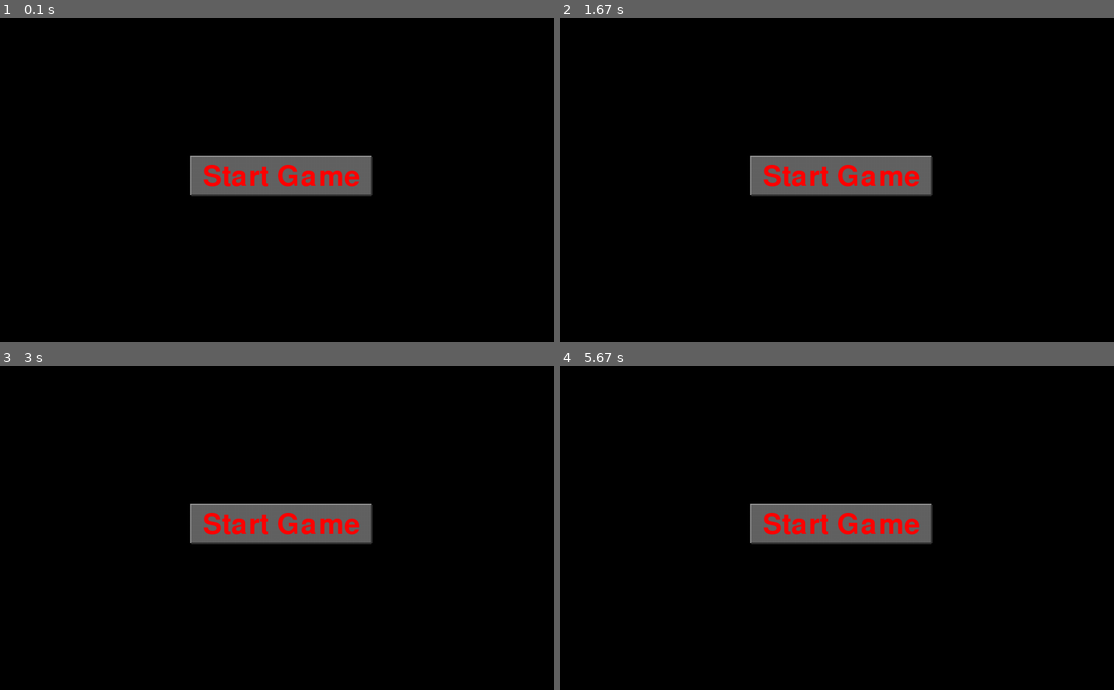
Above: before the commit, frames 1-4 (two rows, left to right).
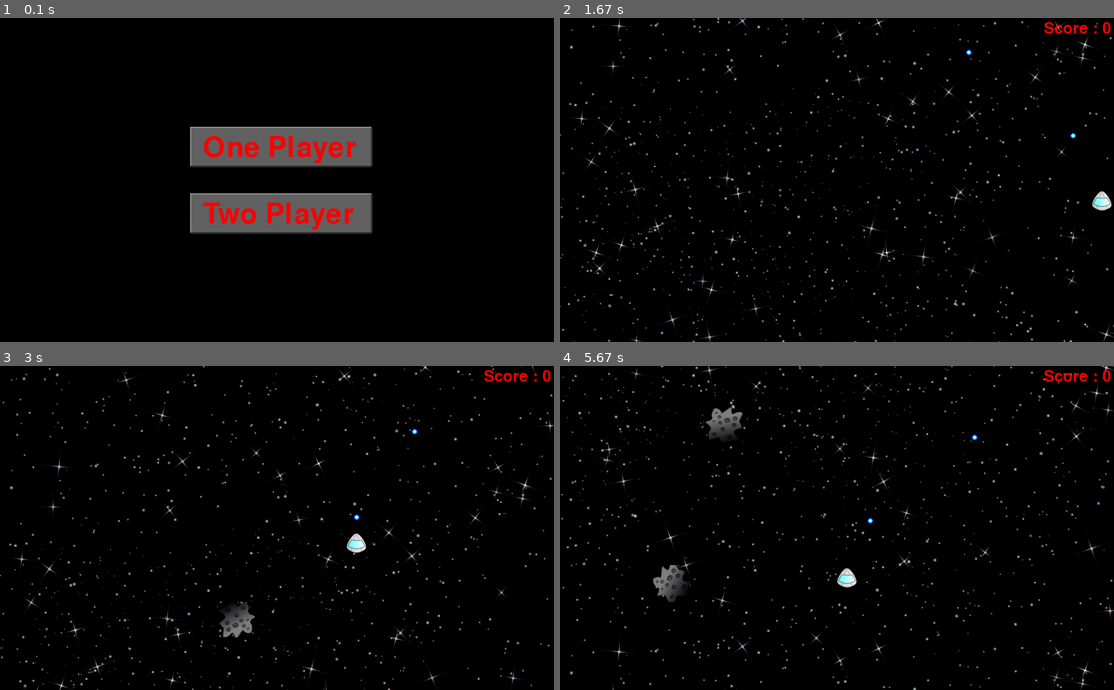
Above: after the commit, the same moments.

Repository: rodrigets/games-in-pygame
Game: pygame game, started from asteroides.py
Same seed, same stepped clock (60 frames per second), same inputs: the game is played once before the commit and once after it.
Inputs (mouse positions are in pixels of both pictures, inside the frame that each line leads up to):
- Up to frame 1 (0.1 s): no input
- Up to frame 2 (1.67 s): click (837, 147) at 0.38 s; tap Space at 0.67, 1.07, 1.37, 1.57 s; hold Right 1-1.47 s; hold Up from 1.5 s (still down)
- Up to frame 3 (3 s): release Up at 1.8 s; hold Right 1.83-2.3 s; tap Space at 1.9, 2.2, 2.4, 2.7, 2.97 s; hold Left 2.33-2.87 s; hold Down from 2.9 s (still down)
- Up to frame 4 (5.67 s): release Down at 3.2 s; hold Left 3.23-3.63 s; tap Space at 3.3, 3.6, 3.73, 4.13, 4.43, 4.8, 5.2, 5.5 s; hold Up 3.67-4.03 s; hold Right 4.07-4.7 s; hold Down 4.73-5.1 s; hold Left 5.13-5.6 s; hold Right from 5.63 s (still down)

The runs differ from the first frame. In frame 1, 10% of the frame differs, in the area x 34-68%, y 33-67%; in frame 2, 6.8%; in frame 3, 6.9%; in frame 4, 7.4%.

Commit message:
Two player mode

Diff:
--- a/asteroides.py
+++ b/asteroides.py
@@ -11,6 +11,35 @@
 FONT_SIZE = 40
 counter = 0
 
+def create_ship():
+    ship = {
+        'surface': pygame.image.load(
+            os.path.join(RES_FOLDER, 'ship.png')).convert_alpha(),
+        'position': [randrange(-10, 918), randrange(-10, 520)],
+        'speed': {
+            'x': 0,
+            'y': 0
+        },
+        'ticks_to_shot': 15,
+        'collided': False,
+        'collision_animation_counter': 0,
+        'explosion_played': False,
+        'dead': False
+    }
+    return ship
+
+def create_exploded_ship():
+    exploded_ship = {
+        'surface': pygame.image.load(
+            os.path.join(RES_FOLDER, 'ship_exploded.png')).convert_alpha(),
+        'position': [],
+        'speed': {
+            'x': 0,
+            'y': 0
+        },
+        'rect': pygame.Rect(0, 0, 48, 48)
+    }
+    return exploded_ship
 
 def create_shot(spaceship):
     # load image of bullet
@@ -115,19 +144,28 @@
         pygame.mixer.music.load(os.path.join(RES_FOLDER, "Cool Space Music.mp3"))
         pygame.mixer.music.play()
 
+def draw_button(screen, left, top, text):
+    BUTTON_WIDTH = 310
+    BUTTON_HEIGHT = 65
+
+    pygame.draw.line(screen,(150,150,150),[left,top],[left+BUTTON_WIDTH,top], 5)
+    pygame.draw.line(screen,(150,150,150),[left,top-2],[left,top+BUTTON_HEIGHT], 5)
+    pygame.draw.line(screen,(50,50,50),[left,top+BUTTON_HEIGHT],[left+BUTTON_WIDTH,top+BUTTON_HEIGHT], 5)
+    pygame.draw.line(screen,(50,50,50),[left+BUTTON_WIDTH,top+BUTTON_HEIGHT],[left+BUTTON_WIDTH,top], 5)
+    pygame.draw.rect(screen,(100,100,100),(left,top,BUTTON_WIDTH,BUTTON_HEIGHT))
+
+    font_name = pygame.font.get_default_font()
+    start_screen_font = pygame.font.SysFont(font_name, 72)
+    t = start_screen_font.render(text, 1, (255, 0, 0))
+    return screen.blit(t, (left+20, top+10))
+
 def start_screen():
     pygame.init()
     clock = pygame.time.Clock()
     screen = pygame.display.set_mode((956, 560))
-    pygame.draw.line(screen,(150,150,150),[330,240],[640,240], 5)
-    pygame.draw.line(screen,(150,150,150),[330,238],[330,305], 5)
-    pygame.draw.line(screen,(50,50,50),[330,305],[640,305], 5)
-    pygame.draw.line(screen,(50,50,50),[640,305],[640,240], 5)
-    pygame.draw.rect(screen,(100,100,100),(330,240,310,65))
-    font_name = pygame.font.get_default_font()
-    start_screen_font = pygame.font.SysFont(font_name, 72)
-    t = start_screen_font.render("Start Game", 1, (255, 0, 0))
-    start_button = screen.blit(t, (350, 250))
+
+    one_player_button = draw_button(screen, 330, 190, "One Player")
+    two_player_button = draw_button(screen, 330, 305, "Two Player")
 
     show_start_screen = True
 
@@ -138,14 +176,18 @@
 
         pressed_keys = pygame.key.get_pressed()
 
-        if event.type == pygame.MOUSEBUTTONDOWN and start_button.collidepoint(pygame.mouse.get_pos()):
+        if event.type == pygame.MOUSEBUTTONDOWN and one_player_button.collidepoint(pygame.mouse.get_pos()):
             show_start_screen = False
-            main()
+            main(is_two_player=False)
+
+        if event.type == pygame.MOUSEBUTTONDOWN and two_player_button.collidepoint(pygame.mouse.get_pos()):
+            show_start_screen = False
+            main(is_two_player=True)
 
         pygame.display.update()
         clock.tick(60)
 
-def main():
+def main(is_two_player):
     pygame.mixer.pre_init(44100, -16, 2, 4096)
     pygame.init()
 
@@ -169,30 +211,17 @@
         background_images[background_images_counter]).convert()
     background_flag = 0
 
-    ship = {
-        'surface': pygame.image.load(
-            os.path.join(RES_FOLDER, 'ship.png')).convert_alpha(),
-        'position': [randrange(-10, 918), randrange(-10, 520)],
-        'speed': {
-            'x': 0,
-            'y': 0
-        }
-    }
-
-    exploded_ship = {
-        'surface': pygame.image.load(
-            os.path.join(RES_FOLDER, 'ship_exploded.png')).convert_alpha(),
-        'position': [],
-        'speed': {
-            'x': 0,
-            'y': 0
-        },
-        'rect': pygame.Rect(0, 0, 48, 48)
-    }
+    ships = [create_ship()]
+    exploded_ships = [create_exploded_ship()]
+
+    if is_two_player:
+        ships.append(create_ship())
+        exploded_ships.append(create_exploded_ship())
+
+    death_ct = 0
 
     # sounds
     explosion_sound = pygame.mixer.Sound(os.path.join(RES_FOLDER, 'boom.wav'))
-    explosion_played = False
 
     fire_sound = pygame.mixer.Sound(os.path.join(RES_FOLDER, 'shot.ogg'))
 
@@ -204,12 +233,7 @@
     ticks_to_asteroid = 90
     asteroids = []
 
-    # counter to prevent permanent fire
-    ticks_to_shot = 15
     shots = []
-
-    collided = False
-    collision_animation_counter = 0
 
     background_position = 0
 
@@ -223,20 +247,19 @@
     while True:
 
         if not ticks_to_asteroid:
-
             if (counter != 0) and ((counter % 40) == 0) and (counter <= 160):
                 asteroids_intensity = (counter/40*15)
-
             ticks_to_asteroid = 90 - asteroids_intensity
 
             asteroids.append(create_asteroid())
         else:
             ticks_to_asteroid -= 1
 
-        ship['speed'] = {
-            'x': 0,
-            'y': 0
-        }
+        for ship in ships:
+            ship['speed'] = {
+                'x': 0,
+                'y': 0
+            }
 
         for event in pygame.event.get():
             if event.type == pygame.QUIT:
@@ -244,24 +267,38 @@
 
         pressed_keys = pygame.key.get_pressed()
 
+        # First player
         if pressed_keys[pygame.K_UP]:
-            ship['speed']['y'] = -5
-
+            ships[0]['speed']['y'] = -5
         elif pressed_keys[pygame.K_DOWN]:
-            ship['speed']['y'] = 5
-
+            ships[0]['speed']['y'] = 5
         if pressed_keys[pygame.K_LEFT]:
-            ship['speed']['x'] = -10
-
+            ships[0]['speed']['x'] = -10
         elif pressed_keys[pygame.K_RIGHT]:
-            ship['speed']['x'] = 10
-
-        if pressed_keys[pygame.K_SPACE] and ticks_to_shot <= 0 and not collided:
+            ships[0]['speed']['x'] = 10
+        if pressed_keys[pygame.K_SPACE] and ships[0]['ticks_to_shot'] <= 0 and not ships[0]['collided']:
             # play sound
             fire_sound.play()
-            shots.append(create_shot(ship))
+            shots.append(create_shot(ships[0]))
             # set timer for next possible shot
-            ticks_to_shot = 15
+            ships[0]['ticks_to_shot'] = 15
+
+        # Second player
+        if is_two_player:
+            if pressed_keys[pygame.K_w]:
+                ships[1]['speed']['y'] = -5
+            elif pressed_keys[pygame.K_s]:
+                ships[1]['speed']['y'] = 5
+            if pressed_keys[pygame.K_a]:
+                ships[1]['speed']['x'] = -10
+            elif pressed_keys[pygame.K_d]:
+                ships[1]['speed']['x'] = 10
+            if pressed_keys[pygame.K_x] and ships[1]['ticks_to_shot'] <= 0 and not ships[1]['collided']:
+                # play sound
+                fire_sound.play()
+                shots.append(create_shot(ships[1]))
+                # set timer for next possible shot
+                ships[1]['ticks_to_shot'] = 15
 
         # moving the background to simulate space travel
         # blint background relative to position of prior iteration
@@ -287,59 +324,64 @@
         t = game_font.render(score_text, True, (255, 0, 0))
         screen.blit(t, (SCREEN_WIDTH - score_text_size[0] - 5 , 5))
 
-
         for asteroid in asteroids:
             screen.blit(rotate_center(asteroid['surface'], asteroid['angle']), asteroid['position'])
 
         for shot in shots:
             screen.blit(shot['surface'], shot['position'])
 
-        if not collided:
-            collided = ship_collided(ship=ship, asteroids=asteroids)
-            if ((ship['position'][0] + ship['speed']['x']) > -10) and (
-                        (ship['position'][0] + ship['speed']['x']) < 918):
-                ship['position'][0] += ship['speed']['x']
-
-            if (ship['position'][1] + ship['speed']['y'] > -10) and (
-                            ship['position'][1] + ship['speed']['y'] < 520):
-                ship['position'][1] += ship['speed']['y']
-
-            screen.blit(ship['surface'], ship['position'])
+        if death_ct == len(ships):
+            game_over_text = 'GAME OVER'
+            game_over_text_size = game_font.size(game_over_text)
+            text = game_font.render(game_over_text, True, (255, 0, 0))
+            screen.blit(text, (SCREEN_WIDTH/2 - game_over_text_size[0]/2, 250))
+
+            play_again_text = 'Press R to Play Again'
+            play_again_text_size = game_font.size(play_again_text)
+            playagain = game_font.render(play_again_text, True, (255, 0, 0))
+            screen.blit(playagain, (SCREEN_WIDTH/2 - play_again_text_size[0]/2, 350))
+
+            pressed_keys = pygame.key.get_pressed()
+
+            if pressed_keys[pygame.K_r]:
+                counter = 0
+                main(is_two_player)
         else:
-            if not explosion_played:
-                explosion_played = True
-                explosion_sound.play()
-                ship['position'][0] += ship['speed']['x']
-                ship['position'][1] += ship['speed']['y']
-
-                screen.blit(ship['surface'], ship['position'])
-            elif collision_animation_counter == 3:
-                game_over_text = 'GAME OVER'
-                game_over_text_size = game_font.size(game_over_text)
-                text = game_font.render(game_over_text, True, (255, 0, 0))
-                screen.blit(text, (SCREEN_WIDTH/2 - game_over_text_size[0]/2, 250))
-
-                play_again_text = 'Press R to Play Again'
-                play_again_text_size = game_font.size(play_again_text)
-                playagain = game_font.render(play_again_text, True, (255, 0, 0))
-                screen.blit(playagain, (SCREEN_WIDTH/2 - play_again_text_size[0]/2, 350))
-
-                pressed_keys = pygame.key.get_pressed()
-
-                if pressed_keys[pygame.K_r]:
-                    counter = 0
-                    main()
-
-            else:
-                exploded_ship['rect'].x = collision_animation_counter * 48
-                exploded_ship['position'] = ship['position']
-                screen.blit(exploded_ship['surface'],
-                            exploded_ship['position'],
-                            exploded_ship['rect'])
-                collision_animation_counter += 1
+            for ship, exploded_ship in zip(ships, exploded_ships):
+                if not ship['collided']:
+                    ship['collided'] = ship_collided(ship=ship, asteroids=asteroids)
+                    if ((ship['position'][0] + ship['speed']['x']) > -10) and (
+                                (ship['position'][0] + ship['speed']['x']) < 918):
+                        ship['position'][0] += ship['speed']['x']
+
+                    if (ship['position'][1] + ship['speed']['y'] > -10) and (
+                                    ship['position'][1] + ship['speed']['y'] < 520):
+                        ship['position'][1] += ship['speed']['y']
+
+                    screen.blit(ship['surface'], ship['position'])
+                elif not ship['dead']:
+                    if not ship['explosion_played']:
+                        ship['explosion_played'] = True
+                        explosion_sound.play()
+                        ship['position'][0] += ship['speed']['x']
+                        ship['position'][1] += ship['speed']['y']
+
+                        screen.blit(ship['surface'], ship['position'])
+                    elif ship['collision_animation_counter'] == 3:
+                        death_ct += 1
+                        ship['dead'] = True
+                    else:
+                        exploded_ship['rect'].x = ship['collision_animation_counter'] * 48
+                        exploded_ship['position'] = ship['position']
+                        screen.blit(exploded_ship['surface'],
+                                    exploded_ship['position'],
+                                    exploded_ship['rect'])
+                        ship['collision_animation_counter'] += 1
 
         pygame.display.update()
-        ticks_to_shot -= 1
+
+        for ship in ships:
+            ship['ticks_to_shot'] -= 1
 
         if counter % 40 == 0 and counter != 0 and background_flag == 0:
             background_images_counter += 1
